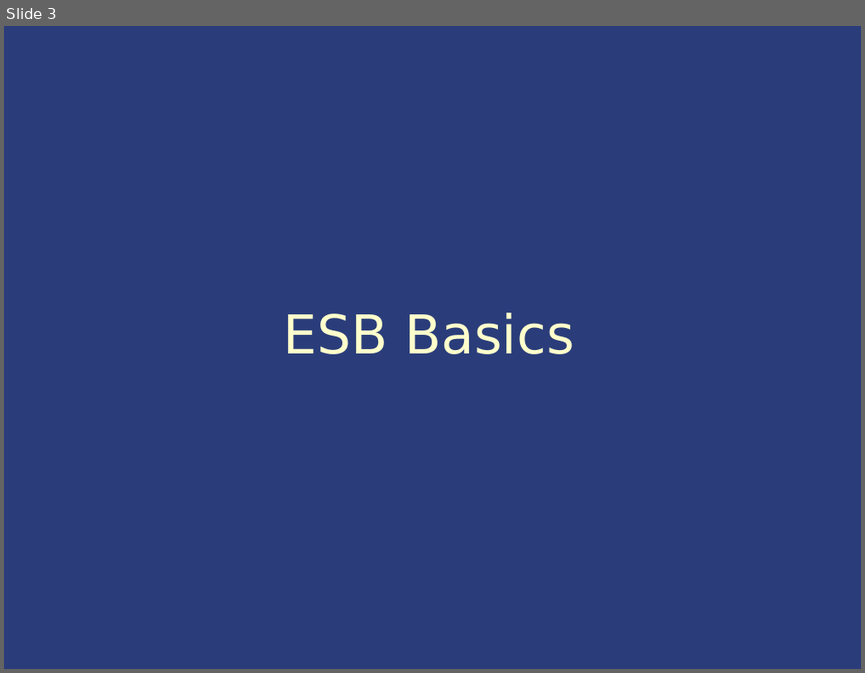
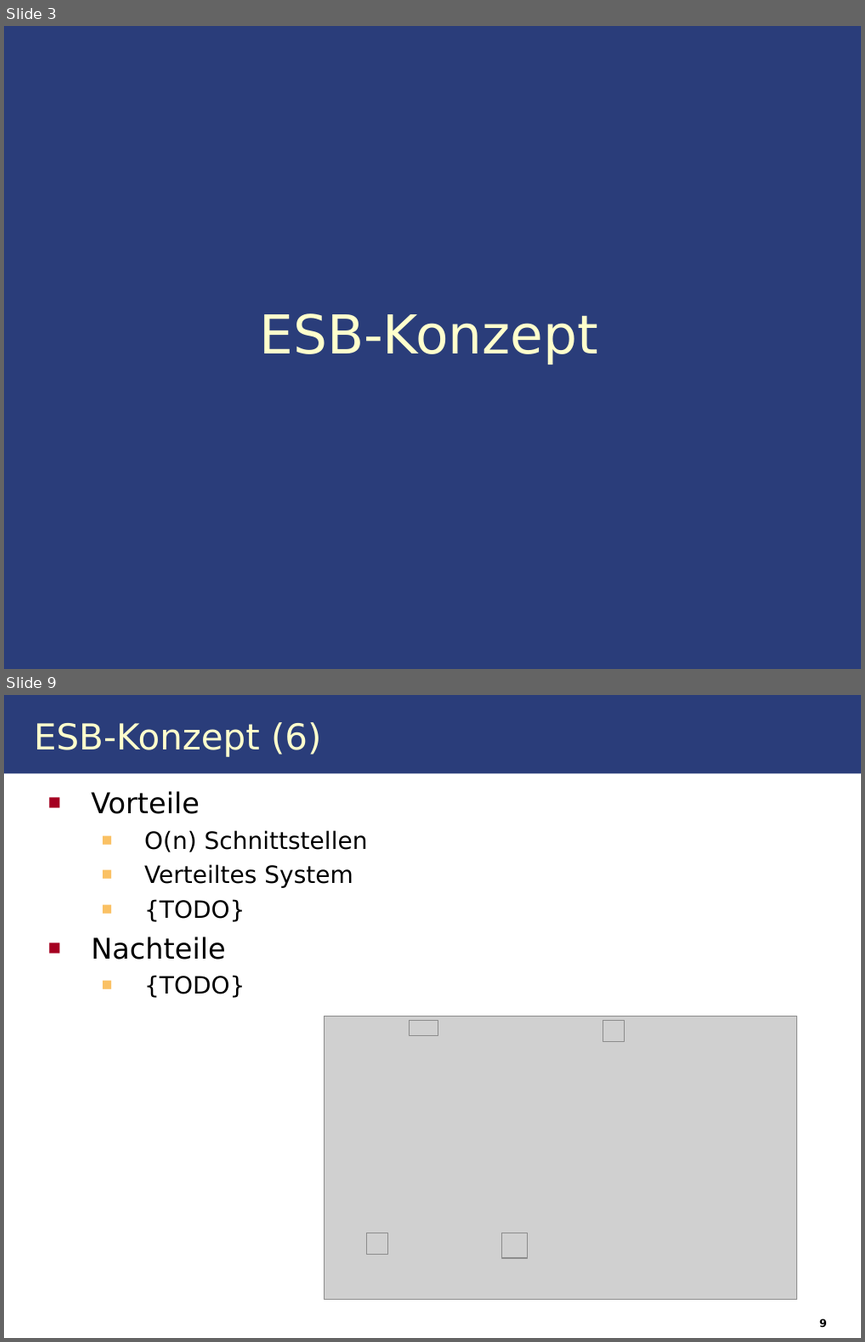
Before and after one commit to IAAS/decidr, a slide deck: seminars/dh/Enterprise Service Bus.ppt. Shown one above the other, each under a label of ours: slide 3 before the commit, slides 3 and 9 after it; the slides between them are not shown. The pictures are 865x673 and 865x1342 pixels, drawn with LibreOffice and Linux fonts; fonts in the diff are those of the drawing; grey boxes stand for pictures. Boxes give left, top, right and bottom in pixels: in the first picture for what was removed or moved away, otherwise in the second. Text is boxed around its words. In the diff, an @@ line names an element or a change of style, - is before the commit and + after.

```diff
--- a/seminars/dh/Enterprise Service Bus.ppt
+++ b/seminars/dh/Enterprise Service Bus.ppt
@@ slide 9 added at box(4, 695, 861, 1338), background #FFFFFF @@
@@ rectangle added at box(4, 695, 861, 774), fill #2A3D7A @@
@@ title added at box(34, 722, 321, 757), 30 pt, text #FFFFCC @@
+ESB-Konzept (6)
@@ text added at box(91, 791, 368, 998), 20 pt, text #000000 @@
+■ Vorteile
+  ■ O(n) Schnittstellen
+  ■ Verteiltes System
+  ■ {TODO}
+■ Nachteile
+  ■ {TODO}
@@ group added at box(324, 1016, 796, 1299): 5 pictures @@
@@ page number added at box(819, 1318, 827, 1327), 9 pt, text #000000, bold @@
+9
@@ slide 3 changed as well @@
@@ title at box(259, 313, 598, 364): text changed @@
-ESB Basics
+ESB-Konzept
```
Also in this commit, not shown: 2 other slides changed, 20 other slides added.
